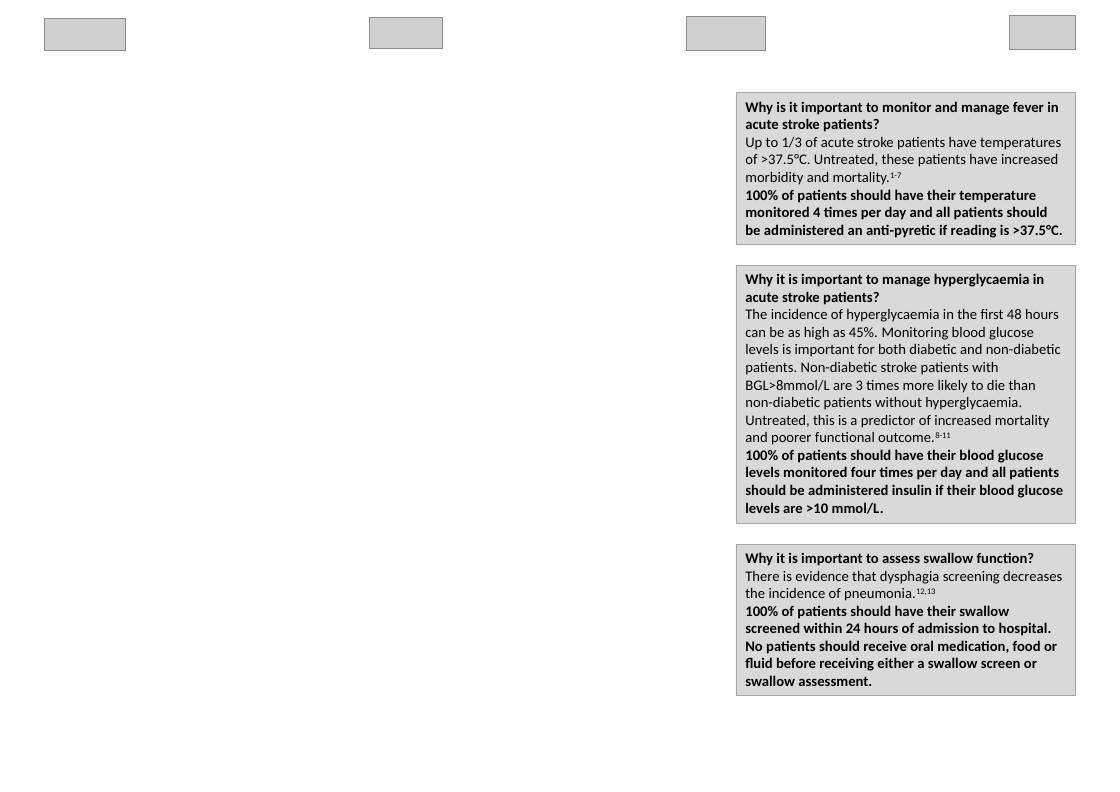
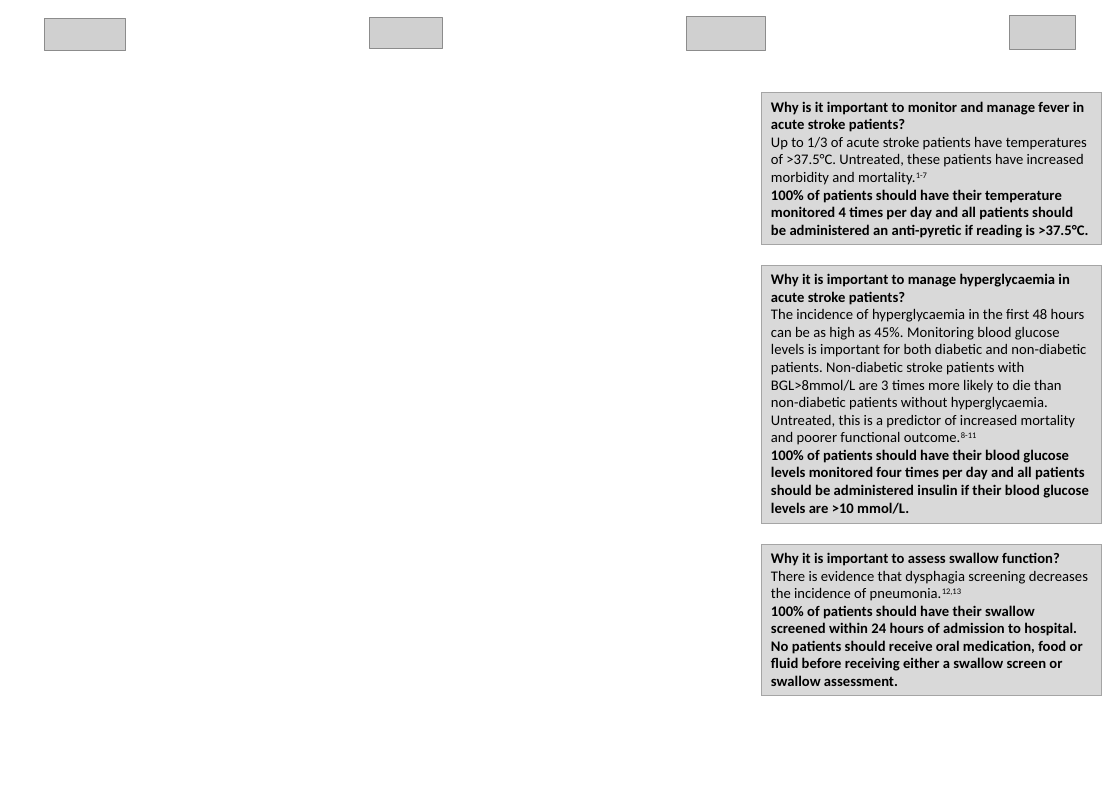
Before and after one commit to atranel/resqdb, a slide deck: slide 1 of backgrounds/qasc_comparison.pptx. Drawn at 1120x792 pixels with LibreOffice and Linux fonts; fonts in the diff are those of the drawing; grey boxes stand for pictures. Boxes give left, top, right and bottom in pixels: in the first picture for what was removed or moved away, otherwise in the second. Text is boxed around its words. In the diff, an @@ line names an element or a change of style, - is before the commit and + after.

```diff
--- a/backgrounds/qasc_comparison.pptx
+++ b/backgrounds/qasc_comparison.pptx
@@ 3 rectangles: place and size @@
-3 rectangles at (736, 93, 1075, 696)
+3 rectangles at (762, 93, 1101, 696)
```
Also in this commit, not shown: 1 other slide changed, 11 other files.
